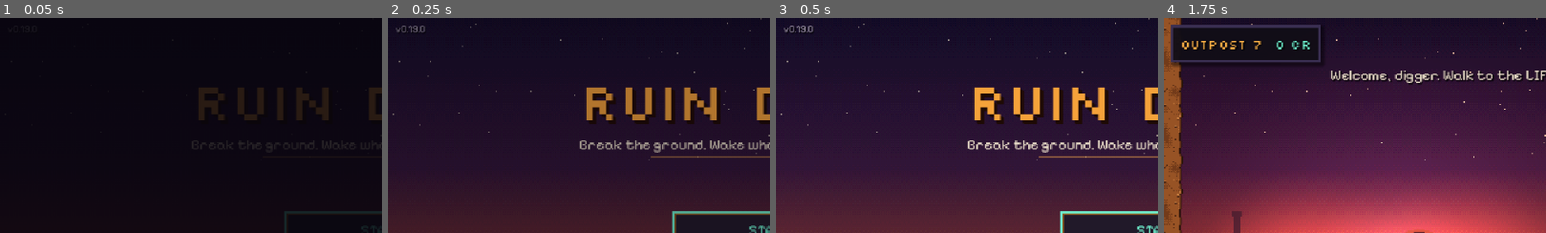
Above: before the commit, frames 1-4 (left to right).
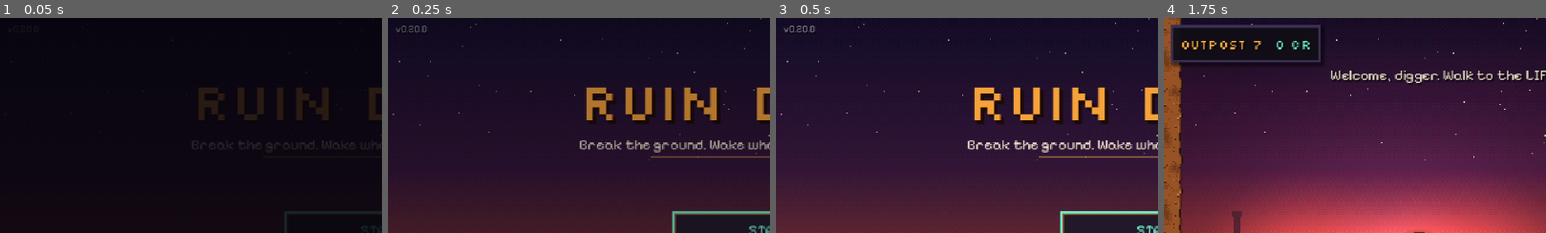
Above: after the commit, the same moments.

Repository: narmanb/ruindigger
Game: Godot game, scene res://src/main.tscn
Two runs of this game, one before a commit and one after it. Both use one fixed random seed, a clock stepped at 60 frames per second and the inputs below.
Inputs (mouse positions are % of the whole screen's width and height, from its top left):
- Up to frame 1 (0.05 s): no input
- Up to frame 2 (0.25 s): no input
- Up to frame 3 (0.5 s): no input
- Up to frame 4 (1.75 s): click "START" at 0.5 s; tap Enter (ui_accept) at 1.25 s; move the mouse to (72, 45) at 1.27 s; hold D (move_right) from 1.28 s (still down); tap S (aim_down) at 1.35 s; click (72, 45) at 1.42 s; tap Space (jump) at 1.52 s
The pictures show only the part of the screen within x 0-50%, y 0-50%; the shares and areas given below are measured in that part.

The runs differ from the first frame. In frame 2, less than 0.1% of the frame differs, in the area x 5-10%, y 3-7%; in frame 3, 0.1%, in the area x 5-11%, y 3-8%; in frame 4, nothing differs.

Commit message:
0.20.0: codex, hints, run summary, The Dry Dock, bomb-eater rework, breakable ladders [skip ci]
Co-Authored-By: Claude Opus 5.5 <noreply@anthropic.com>
Claude-Session: https://claude.ai/code/session_0138F4YaTEPgDVVqendzF1M8

Diff:
--- a/project.godot
+++ b/project.godot
@@ -7,7 +7,7 @@
 
 config/name="Ruin Digger"
 config/description="Break the ground. Wake what lies below. Get out richer."
-config/version="0.19.0"
+config/version="0.20.0"
 run/main_scene="res://src/main.tscn"
 config/features=PackedStringArray("4.6", "GL Compatibility")
 config/icon="res://icon.svg"
Not shown, changed: export_presets.cfg
Not shown, changed: CHANGELOG.md
Not shown, changed: docs/HANDOFF.md
Not shown, changed: docs/ROADMAP.md
